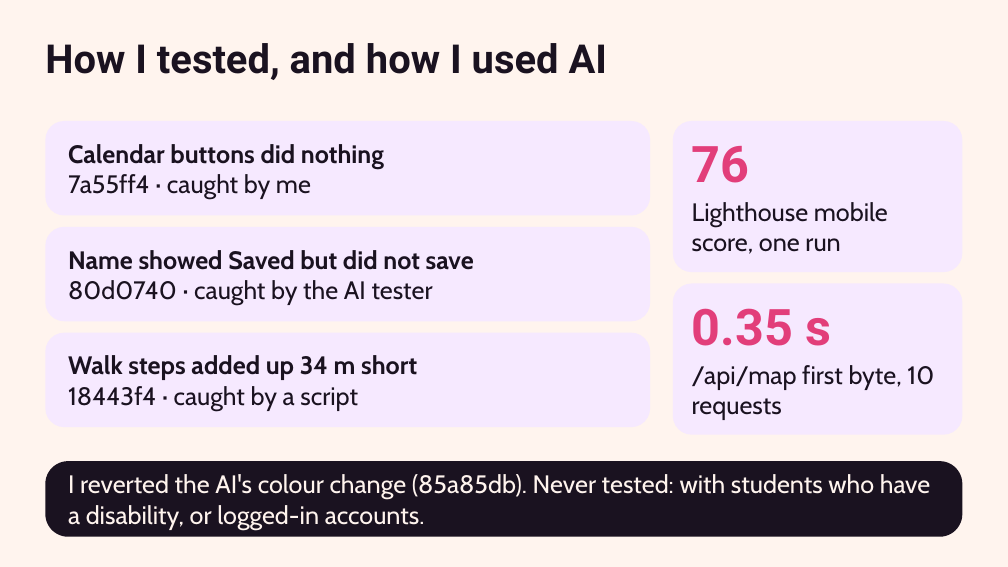
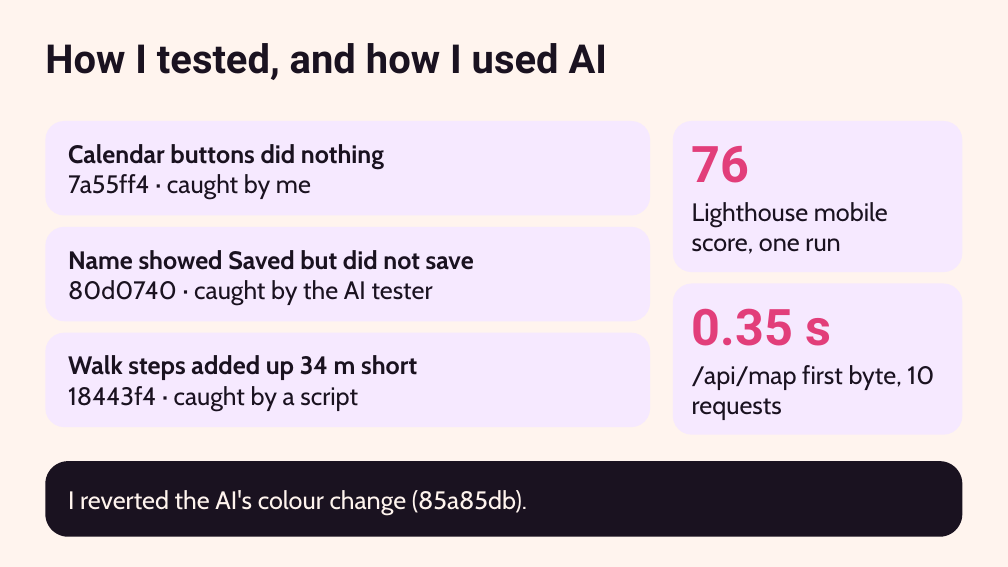
Before and after one commit to anjlaisup2hubgit/MacDirect, a slide deck: slide 4 of slides/MacDirect-5-min-talk.pptx. Drawn at 1008x567 pixels with LibreOffice and Linux fonts; fonts in the diff are those of the drawing. Boxes give left, top, right and bottom in pixels: in the first picture for what was removed or moved away, otherwise in the second. Text is boxed around its words. In the diff, an @@ line names an element or a change of style, - is before the commit and + after.

```diff
--- a/slides/MacDirect-5-min-talk.pptx
+++ b/slides/MacDirect-5-min-talk.pptx
@@ text at box(68, 490, 527, 515): text changed @@
-I reverted the AI's colour change (85a85db). Never tested: with students who have a disability, or logged-in accounts.
+I reverted the AI's colour change (85a85db).
```
Also in this commit, not shown: 3 other slides changed, 1 slide added, 1 slide removed.
